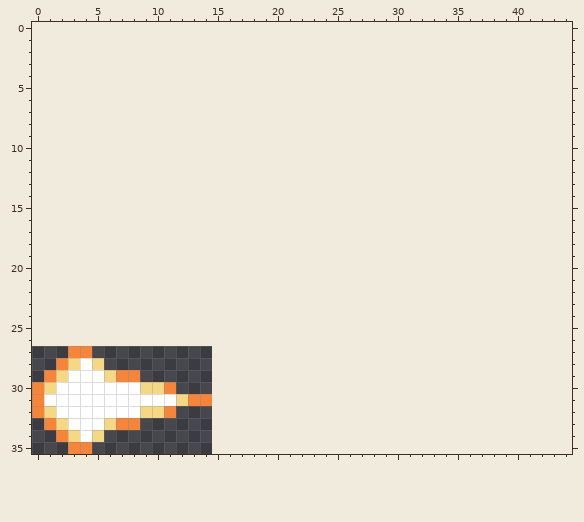
Two versions of one pixel-art sprite, Common/Guns/Muzzleflash.png. The first picture shows the starting point.
The file is 30x18 pixels, drawn in blocks of 2x2; one block is one cell here. The old version is drawn lined up with the new one, on the new canvas.
The result:
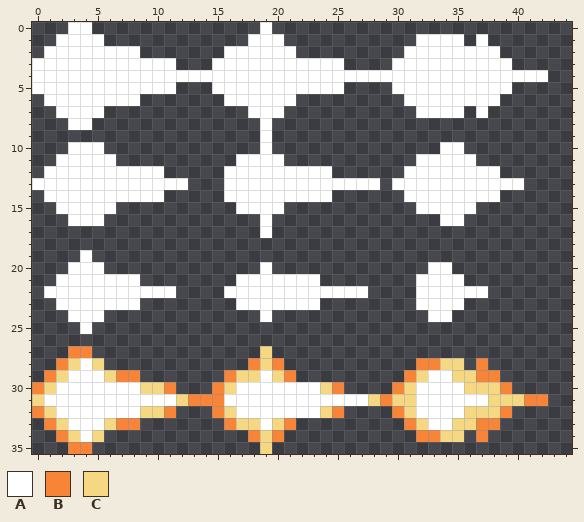
Palette (. is transparent): A #ffffff  B #f78437  C #f5d881
The exact change:
canvas 15x9 -> 45x36, the old top-left corner now at 0,27
There is now colour A in row 0 at x 3 to 4 and 19; in row 1 at x 2 to 5, 18 to 20, 32 to 35 and 37; in row 2 at x 1 to 8, 16 to 21 and 31 to 38; in row 3 at x 0 to 11, 15 to 25 and 30 to 39; in row 4 at x 0 to 42; in row 5 at x 0 to 11, 15 to 25 and 30 to 39.
There is now colour A in row 6 at x 1 to 8, 16 to 21 and 31 to 38; in row 7 at x 2 to 5, 18 to 20, 32 to 35 and 37; in row 8 at x 3 to 4 and 19; in row 9 at x 19; in row 10 at x 3 to 5, 19 and 34 to 35; in row 11 at x 2 to 6, 17 to 20 and 32 to 36.
There is now colour A in row 12 at x 1 to 10, 16 to 24 and 31 to 38; in row 13 at x 0 to 12, 16 to 28 and 30 to 40; in row 14 at x 1 to 10, 16 to 24 and 31 to 38; in row 15 at x 2 to 6, 17 to 20 and 32 to 36; in row 16 at x 3 to 5, 19 and 34 to 35; in row 17 at x 19.
There is now colour A in row 19 at x 4; in row 20 at x 3 to 5, 19 and 33 to 34; in row 21 at x 2 to 8, 17 to 23 and 32 to 35; in row 22 at x 1 to 11, 16 to 27 and 32 to 37; in row 23 at x 2 to 8, 17 to 23 and 32 to 35; in row 24 at x 3 to 5, 19 and 33 to 34.
There is now colour A in row 25 at x 4; in row 29 at x 19 and 33 to 34; in row 30 at x 17 to 23 and 32 to 35; in row 31 at x 16 to 27 and 32 to 37; in row 32 at x 17 to 23 and 32 to 35; in row 33 at x 19 and 33 to 34.
There is now colour B in row 28 at x 18, 20, 32 to 33 and 37; in row 29 at x 16, 21, 31 and 37 to 38; in row 30 at x 15, 25, 30 and 39; in row 31 at x 15, 29 and 41 to 42; in row 32 at x 15, 25, 30 and 39; in row 33 at x 16, 21, 31 and 37 to 38.
There is now colour B in row 34 at x 18, 20, 32 to 33 and 37.
There is now colour C in row 27 at x 19; in row 28 at x 19 and 34 to 35; in row 29 at x 17 to 18, 20, 32 and 35 to 36; in row 30 at x 16, 24, 31 and 36 to 38; in row 31 at x 28, 30 to 31 and 38 to 40; in row 32 at x 16, 24, 31 and 36 to 38.
There is now colour C in row 33 at x 17 to 18, 20, 32 and 35 to 36; in row 34 at x 19 and 34 to 35; in row 35 at x 19.
The edit turns colour B into colour C in row 31 at x 0.
Pixel boxes of the changes (left, top, right, bottom) in both pictures:
changed: (32, 22, 548, 454)
